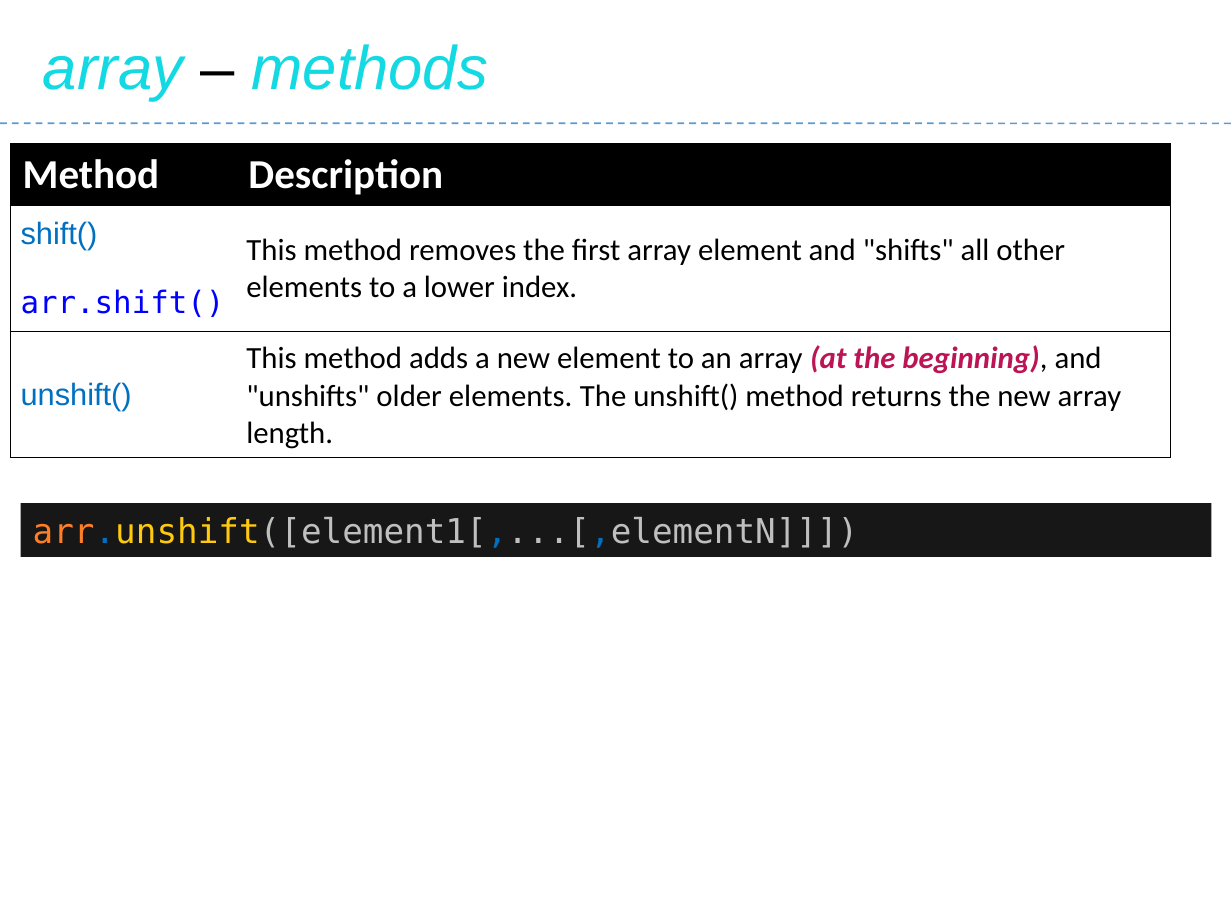
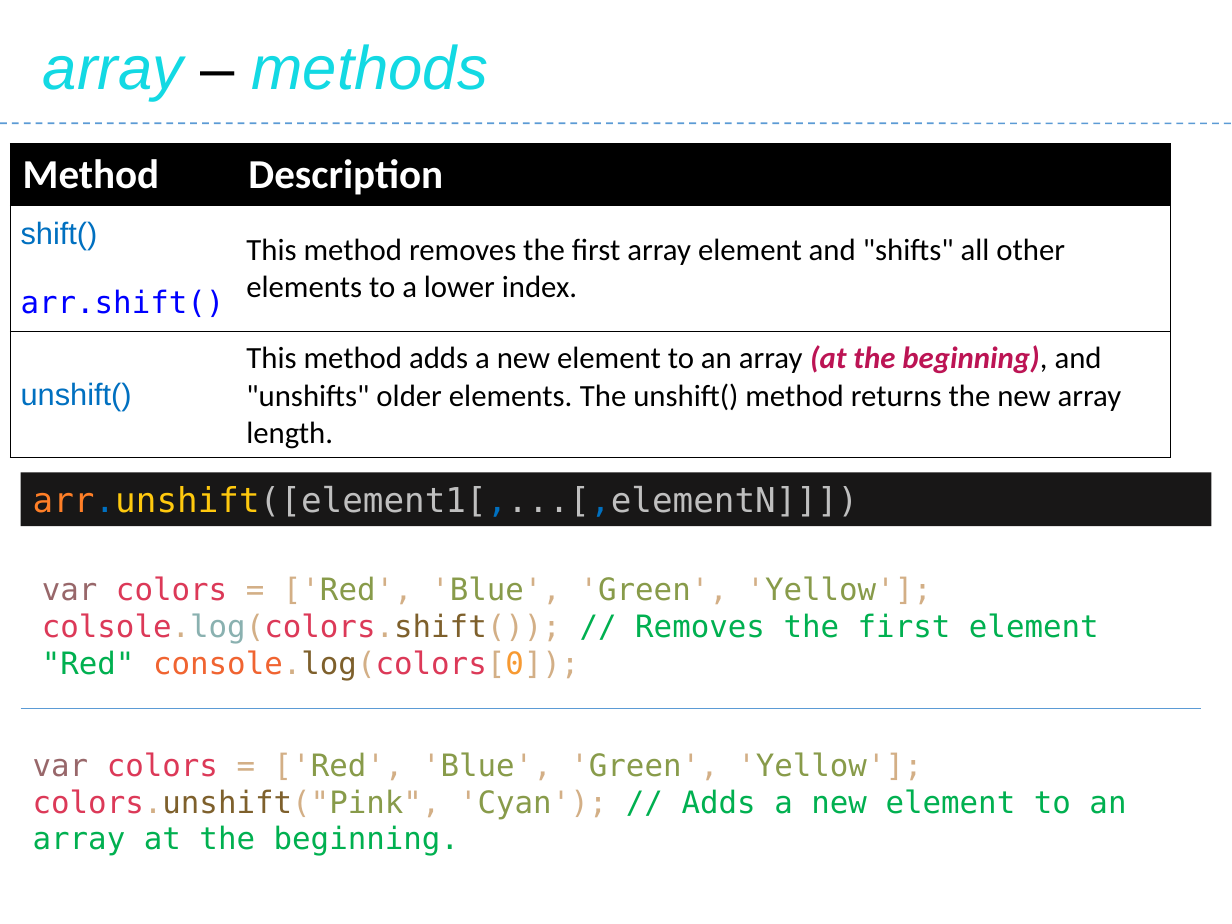
Before and after one commit to Saleel-Bagde/PPT-s, a slide deck: slide 157 of JavaScript.pptx (slide 158 before the commit). Drawn at 1232x924 pixels with LibreOffice and Linux fonts; fonts in the diff are those of the drawing. Boxes give left, top, right and bottom in pixels: in the first picture for what was removed or moved away, otherwise in the second. Text is boxed around its words. In the diff, an @@ line names an element or a change of style, - is before the commit and + after.

```diff
--- a/JavaScript.pptx
+++ b/JavaScript.pptx
@@ rectangle "arr.unshift([element1[,...[,elementN]]])": place and size @@
-rectangle "arr.unshift([element1[,...[,elementN]]])" at bbox=[21, 503, 1212, 557]
+rectangle "arr.unshift([element1[,...[,elementN]]])" at bbox=[21, 472, 1212, 526]
@@ text added at bbox=[42, 576, 1099, 681], 18 pt, text #00B050 @@
+var colors = ['Red', 'Blue', 'Green', 'Yellow'];
+colsole.log(colors.shift()); // Removes the first element "Red" console.log(colors[0]);
@@ line added from (21, 708) to (1201, 708), #5B9BD5 0.5 pt @@
@@ text added at bbox=[33, 752, 1126, 856], 18 pt, text #00B050 @@
+var colors = ['Red', 'Blue', 'Green', 'Yellow'];
+colors.unshift("Pink", 'Cyan'); // Adds a new element to an array at the beginning.
```
Also in this commit, not shown: 8 other slides changed, 2 slides removed.
